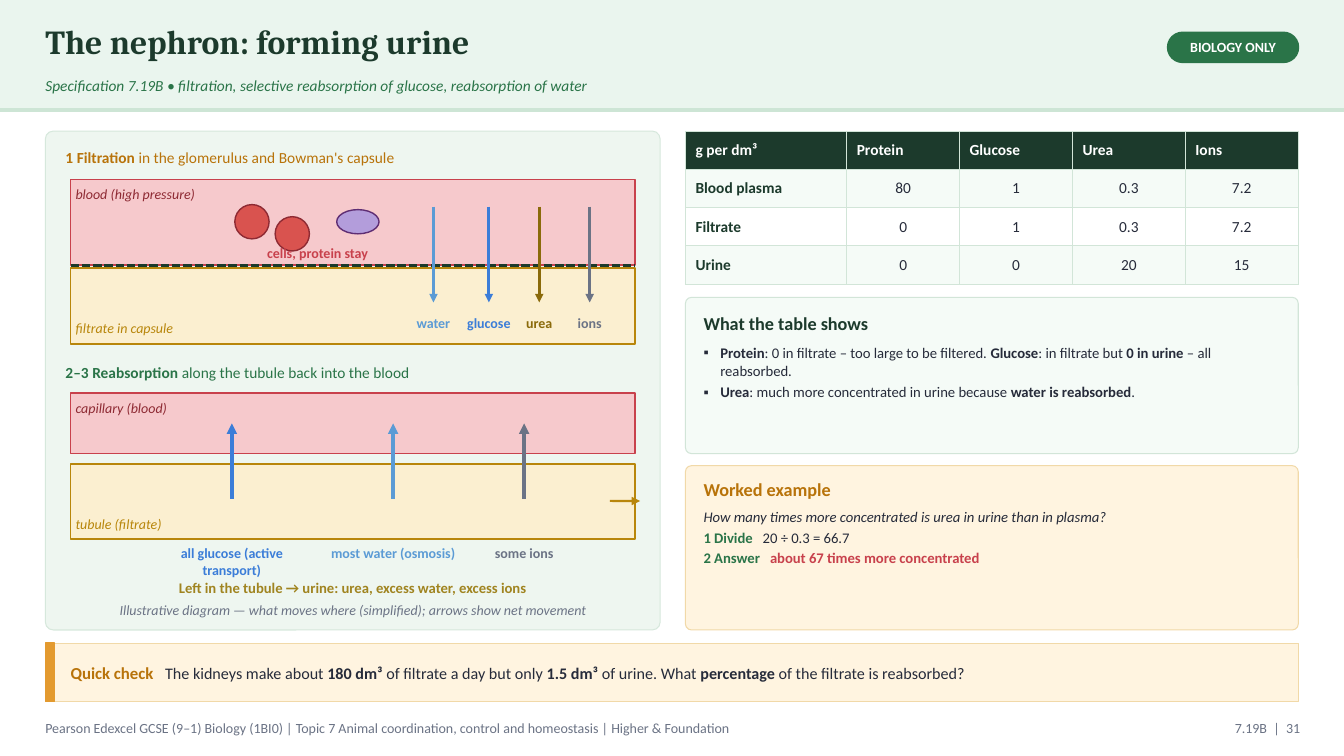
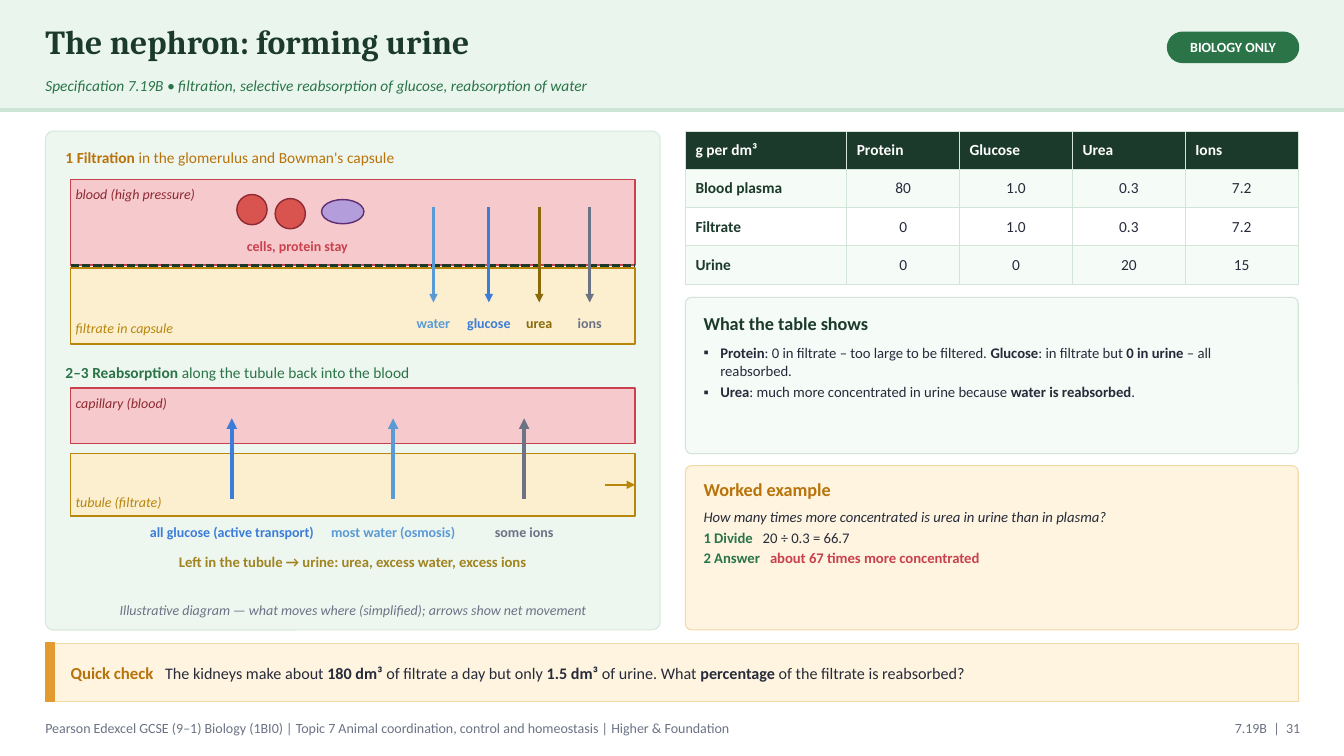
Before and after one commit to pstephenphilip-ship-it/Piri-MBBS, a slide deck: slide 31 of gcse-slides/edexcel-biology/EDX_1BI0_T7_CoordinationHomeostasis.pptx. Drawn at 1344x756 pixels with LibreOffice and Linux fonts; fonts in the diff are those of the drawing. Boxes give left, top, right and bottom in pixels: in the first picture for what was removed or moved away, otherwise in the second. Text is boxed around its words. In the diff, an @@ line names an element or a change of style, - is before the commit and + after.

```diff
--- a/gcse-slides/edexcel-biology/EDX_1BI0_T7_CoordinationHomeostasis.pptx
+++ b/gcse-slides/edexcel-biology/EDX_1BI0_T7_CoordinationHomeostasis.pptx
@@ table at [686,131,1299,274] @@
-row 2, column 3: 1
+row 2, column 3: 1.0
-row 3, column 3: 1
+row 3, column 3: 1.0
@@ ellipse: place and size @@
-ellipse at [235,205,269,239]
+ellipse at [237,195,267,225]
@@ ellipse: place and size @@
-ellipse at [275,217,310,251]
+ellipse at [275,199,306,229]
@@ ellipse: place and size @@
-ellipse at [337,210,379,234]
+ellipse at [322,200,364,224]
@@ text "cells, protein stay": place and size @@
-text "cells, protein stay" at [267,246,368,260]
+text "cells, protein stay" at [247,241,347,253]
@@ rectangle: place and size @@
-rectangle at [71,393,635,454]
+rectangle at [71,388,635,444]
@@ text "capillary (blood)": place and size @@
-text "capillary (blood)" at [76,403,167,415]
+text "capillary (blood)" at [76,398,167,410]
@@ arrow moved from (232, 499) - (232, 423) to (232, 499) - (232, 418) @@
@@ arrow moved from (393, 499) - (393, 423) to (393, 499) - (393, 418) @@
@@ arrow moved from (524, 499) - (524, 423) to (524, 499) - (524, 418) @@
@@ rectangle: place and size @@
-rectangle at [71,464,635,539]
+rectangle at [71,454,635,516]
@@ text "tubule (filtrate)": place and size @@
-text "tubule (filtrate)" at [76,519,162,531]
+text "tubule (filtrate)" at [76,497,162,509]
@@ arrow moved from (610, 501) - (640, 501) to (605, 485) - (635, 485) @@
@@ text "all glucose (active transport)": place and size @@
-text "all glucose (active transport)" at [181,548,283,577]
+text "all glucose (active transport)" at [150,527,314,540]
@@ text "most water (osmosis)": place and size @@
-text "most water (osmosis)" at [331,548,455,560]
+text "most water (osmosis)" at [331,527,455,539]
@@ vertical alignment top to middle in 3 elements at [150,527,314,540], [331,527,455,539], [495,527,553,537] @@
@@ text "some ions": place and size @@
-text "some ions" at [495,548,553,558]
+text "some ions" at [495,527,553,537]
@@ text "Left in the tubule → ...": place and size @@
-text "Left in the tubule → ..." at [179,582,526,595]
+text "Left in the tubule → ..." at [179,556,526,569]
```
Also in this commit, not shown: 18 other slides changed, 1 other file.
